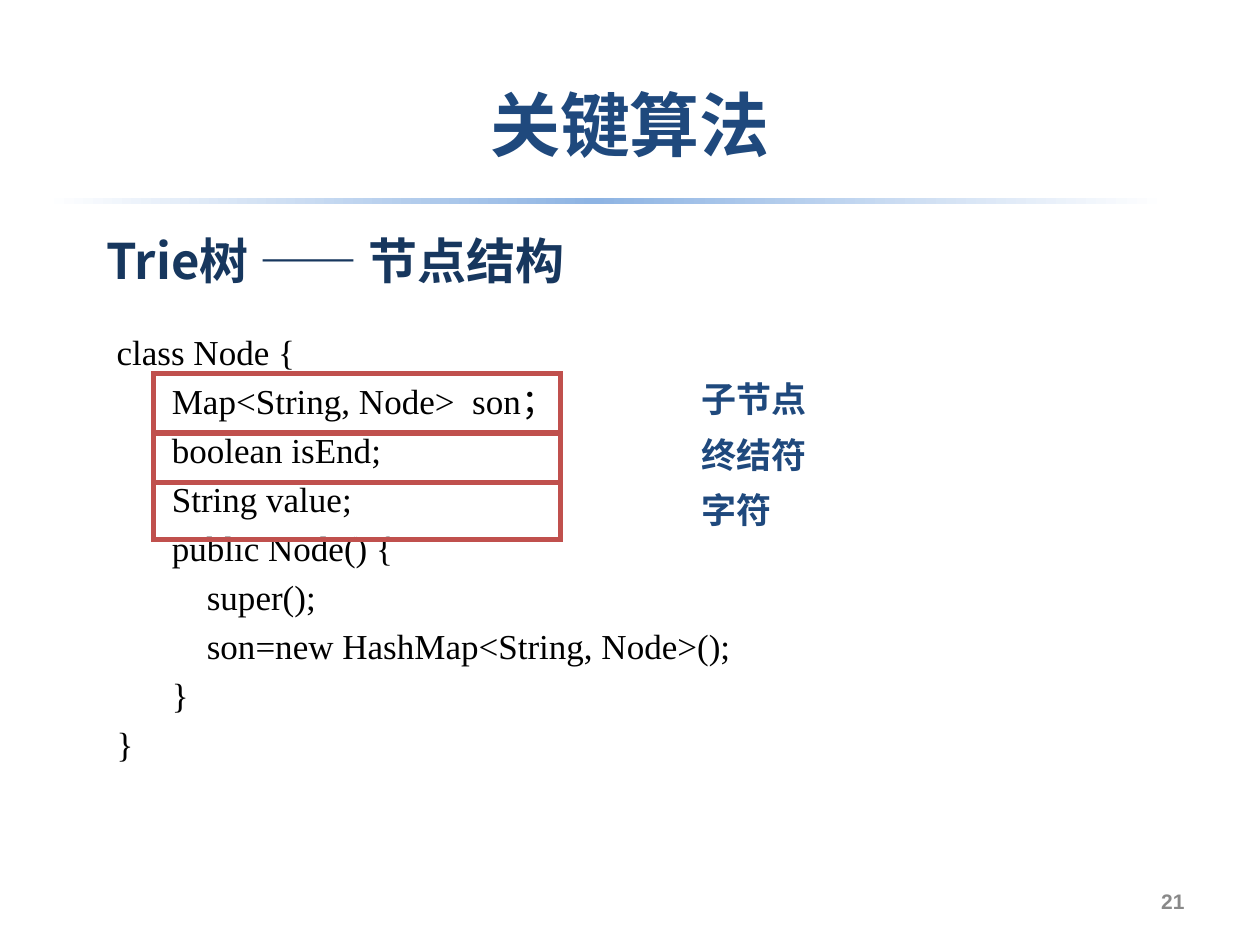
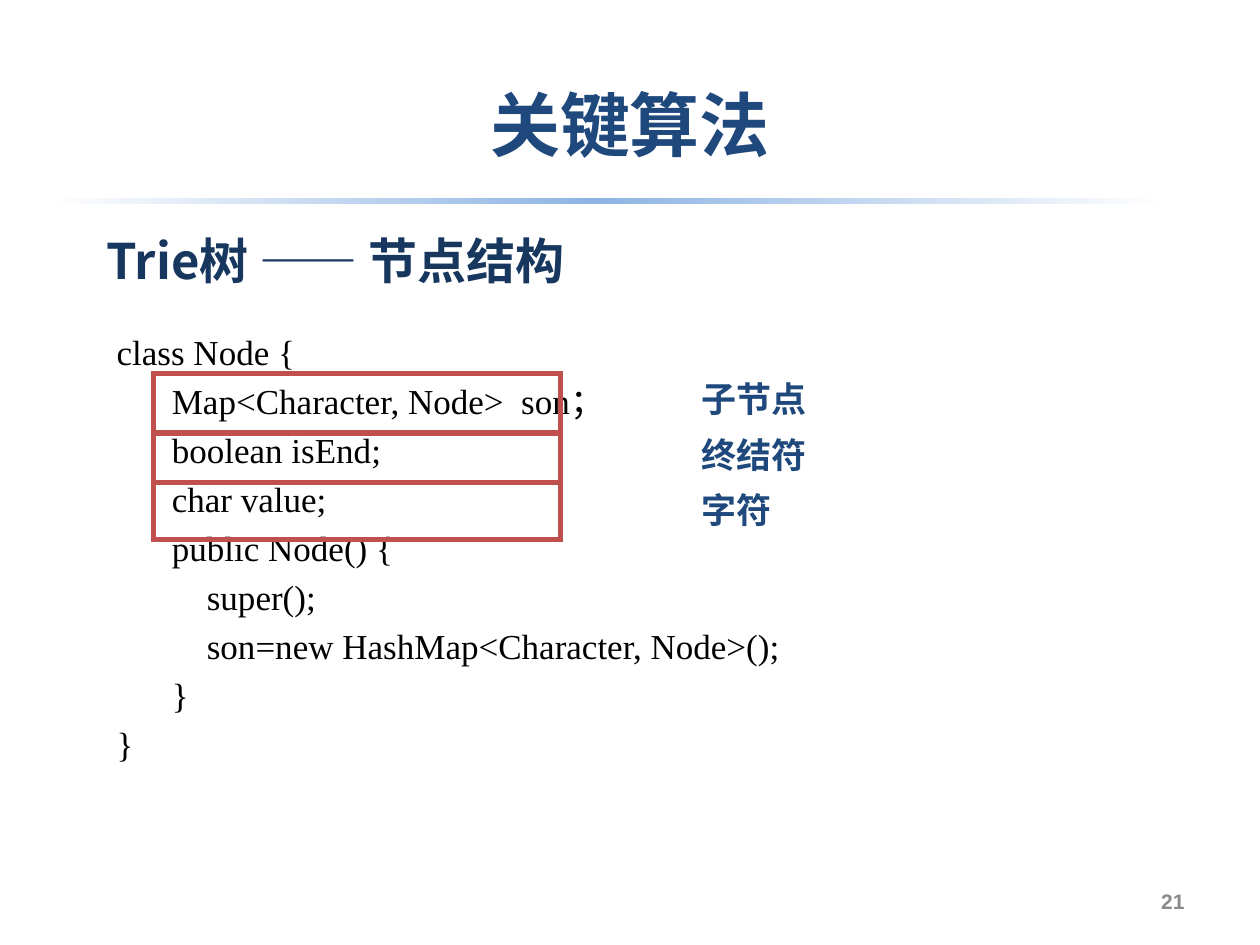
Before and after one commit to sonyfe25cp/Mini-Code-Marathon, a slide deck: slide 21 of doc/zada-final.pptx. Drawn at 1260x945 pixels with LibreOffice and Linux fonts; fonts in the diff are those of the drawing. Boxes give left, top, right and bottom in pixels: in the first picture for what was removed or moved away, otherwise in the second. Text is boxed around its words. In the diff, an @@ line names an element or a change of style, - is before the commit and + after.

```diff
--- a/doc/zada-final.pptx
+++ b/doc/zada-final.pptx
@@ text at [172, 386, 605, 421]: text changed @@
-  Map<String, Node> son；
+  Map<Character, Node> son；
@@ text at [172, 484, 327, 518]: text changed @@
-  String value;
+  char value;
@@ text at [207, 634, 780, 666]: text changed @@
-  son=new HashMap<String, Node>();
+  son=new HashMap<Character, Node>();
```
Also in this commit, not shown: 2 other slides changed, 1 other file.
